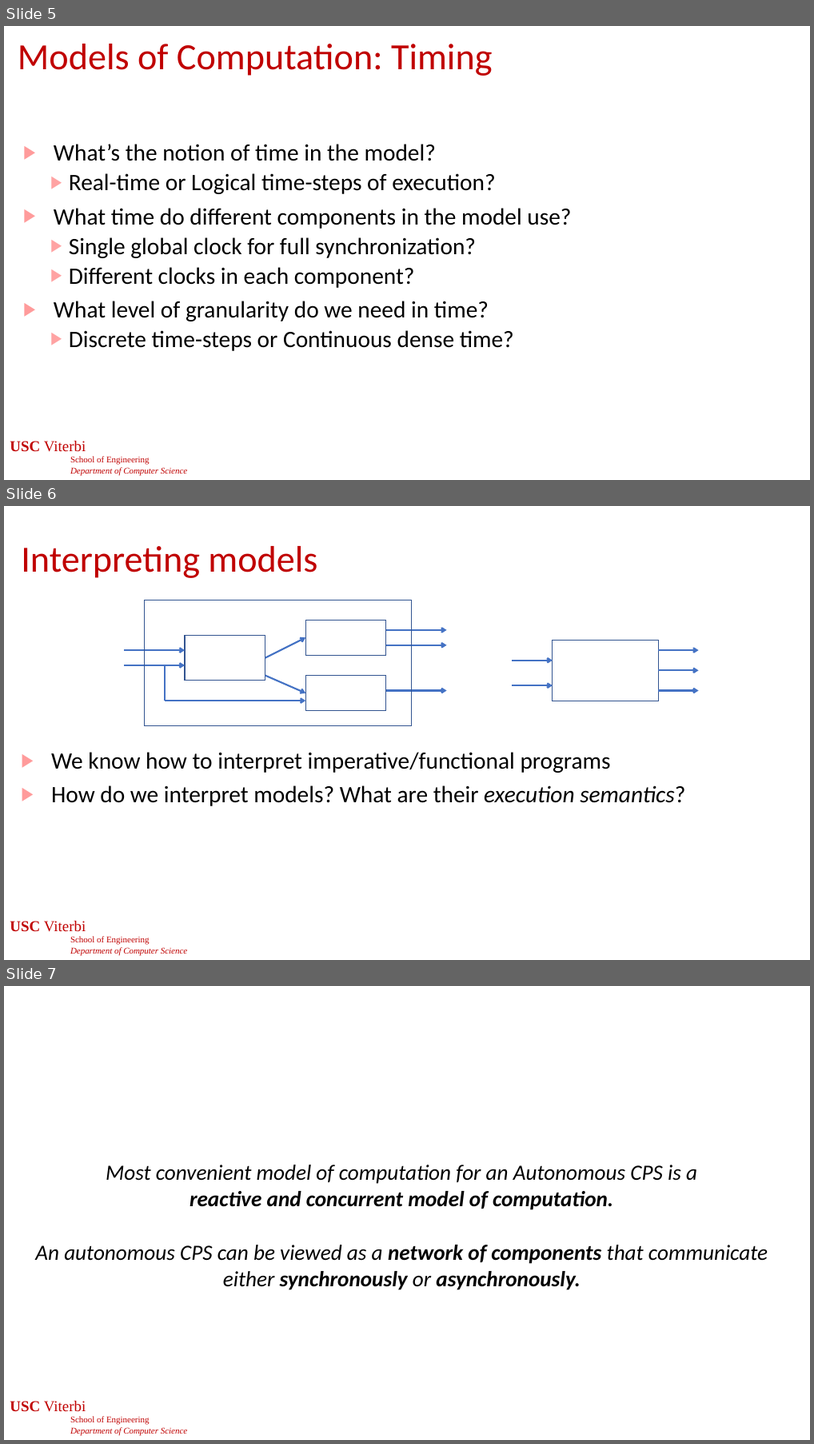
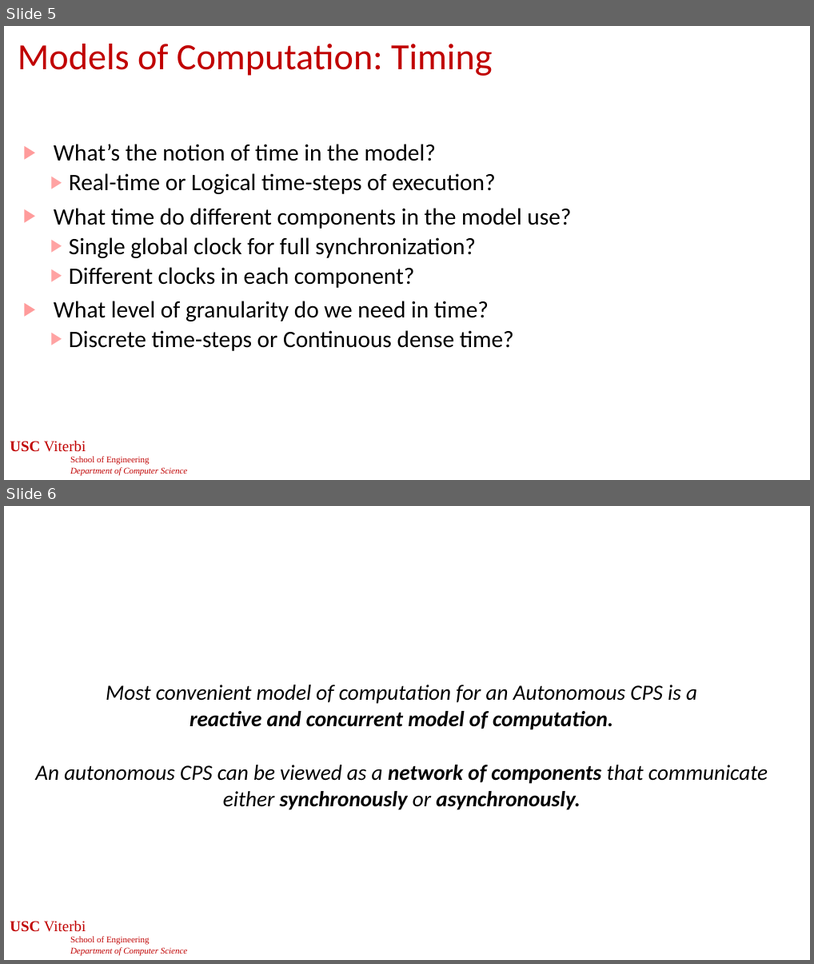
Before and after one commit to jdeshmukh/jdeshmukh.github.io, a slide deck: teaching/cs513-autocps-fall-2024/slides/ModelsOfComputation.pptx. Shown one above the other, each under a label of ours: slides 5, 6 and 7 before the commit, slides 5 and 6 after it. The pictures are 814x1444 and 814x964 pixels, drawn with LibreOffice and Linux fonts; fonts in the diff are those of the drawing; background and template pictures are left out. Boxes give left, top, right and bottom in pixels: in the first picture for what was removed or moved away, otherwise in the second. Text is boxed around its words. In the diff, an @@ line names an element or a change of style, - is before the commit and + after.

```diff
--- a/teaching/cs513-autocps-fall-2024/slides/ModelsOfComputation.pptx
+++ b/teaching/cs513-autocps-fall-2024/slides/ModelsOfComputation.pptx
@@ slide 6 removed at (x1=4, y1=506, x2=810, y2=960), background #FFFFFF; not listed: 1 template element that a slide beside it also shows @@
@@ title removed at (x1=21, y1=546, x2=318, y2=578) @@
-Interpreting models
@@ rectangle removed at (x1=144, y1=600, x2=412, y2=725) @@
@@ rectangle removed at (x1=306, y1=620, x2=386, y2=655) @@
@@ rectangle removed at (x1=185, y1=635, x2=266, y2=680) @@
@@ arrow removed from (266, 658) to (306, 637) @@
@@ arrow removed from (386, 630) to (447, 630) @@
@@ arrow removed from (386, 645) to (447, 645) @@
@@ arrow removed from (124, 650) to (185, 650) @@
@@ arrow removed from (124, 665) to (185, 665) @@
@@ line removed from (165, 665) to (165, 700) @@
@@ arrow removed from (266, 676) to (306, 693) @@
@@ rectangle removed at (x1=306, y1=676, x2=386, y2=711) @@
@@ arrow removed from (386, 691) to (447, 691) @@
@@ group removed at (x1=513, y1=640, x2=699, y2=700): 5 arrows, 1 rectangle @@
@@ arrow removed from (165, 700) to (306, 700) @@
@@ text removed at (x1=51, y1=752, x2=686, y2=806) @@
-▶ We know how to interpret imperative/functional programs
-▶ How do we interpret models? What are their execution semantics?
@@ page number removed at (x1=317, y1=928, x2=498, y2=952) @@
-6
@@ what was slide 7 is now slide 6 @@
```
Also in this commit, not shown: 12 slides changed, 1 slide added, 1 other slide removed.
